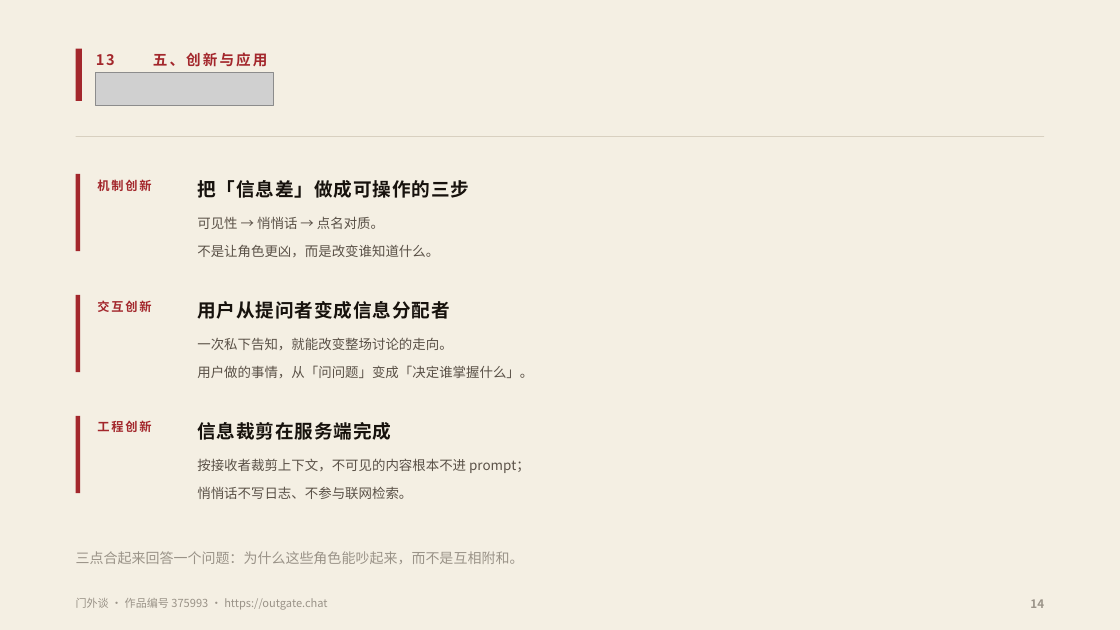
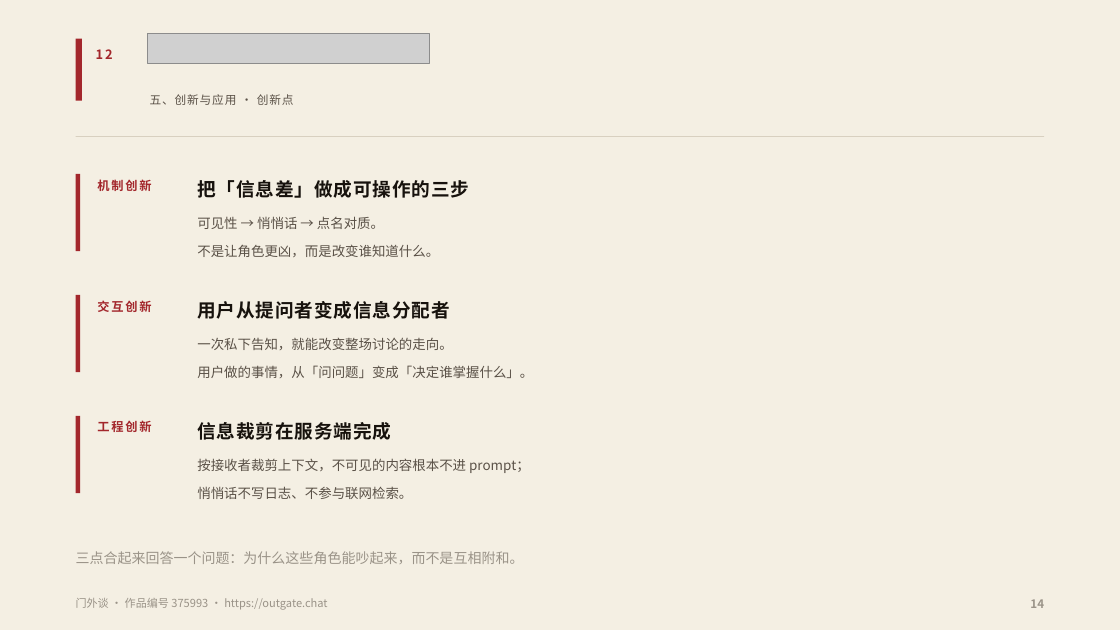
Before and after one commit to fsh114514/menwaitan, a slide deck: slide 14 of competition/答辩PPT.pptx. Drawn at 1120x630 pixels with LibreOffice and Linux fonts; fonts in the diff are those of the drawing; grey boxes stand for pictures. Boxes give left, top, right and bottom in pixels: in the first picture for what was removed or moved away, otherwise in the second. Text is boxed around its words. In the diff, an @@ line names an element or a change of style, - is before the commit and + after.

```diff
--- a/competition/答辩PPT.pptx
+++ b/competition/答辩PPT.pptx
@@ rectangle resized from (x1=76, y1=49, x2=82, y2=101) to (x1=76, y1=39, x2=82, y2=101) @@
@@ text at (x1=96, y1=49, x2=113, y2=59): text changed; size 12.5 to 11 pt @@
-13
+12
@@ picture added at (x1=148, y1=34, x2=430, y2=63) @@
@@ picture removed at (x1=96, y1=72, x2=274, y2=106) @@
@@ text at (x1=150, y1=94, x2=294, y2=105): text changed; size 12.5 to 10 pt; text colour #A3272C to #5A5147; bold off @@
-五、创新与应用
+五、创新与应用 · 创新点
```
Also in this commit, not shown: 13 other slides changed, 9 other files.
